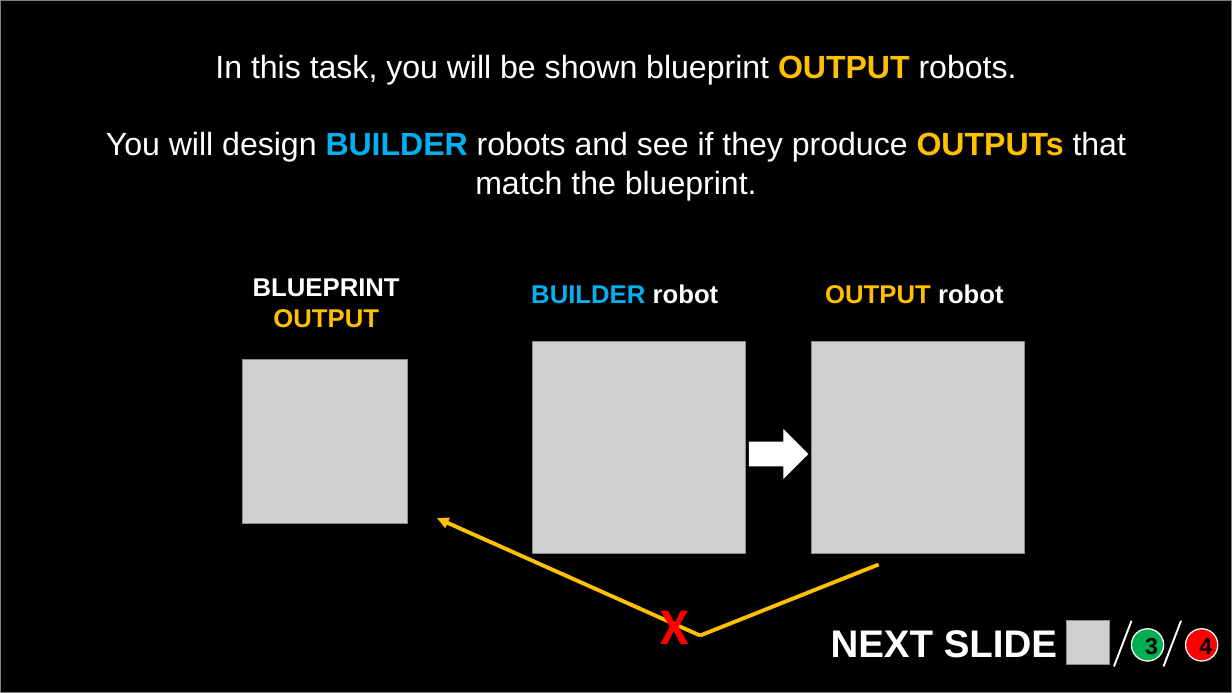
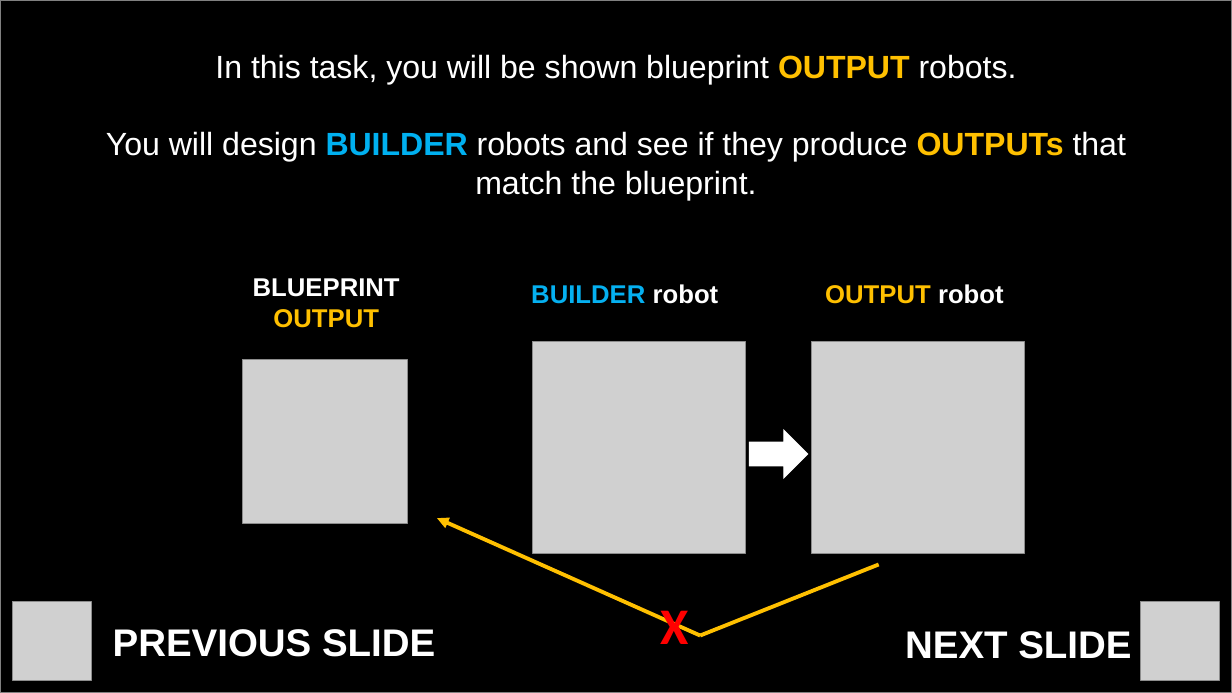
Before and after one commit to BakkourLabRepo/feat-predict_robot-builder-task-psychopy, a slide deck: slide 1 of img/pptx/training.pptx. Drawn at 1232x693 pixels with LibreOffice and Linux fonts; fonts in the diff are those of the drawing; grey boxes stand for pictures. Boxes give left, top, right and bottom in pixels: in the first picture for what was removed or moved away, otherwise in the second. Text is boxed around its words. In the diff, an @@ line names an element or a change of style, - is before the commit and + after.

```diff
--- a/img/pptx/training.pptx
+++ b/img/pptx/training.pptx
@@ picture added at <box>13,602,91,680</box> @@
@@ text added at <box>113,629,435,657</box>, 30 pt, text #FFFFFF, bold @@
+PREVIOUS SLIDE
@@ text "NEXT SLIDE": place and size @@
-text "NEXT SLIDE" at <box>831,630,1057,658</box>
+text "NEXT SLIDE" at <box>905,631,1131,659</box>
@@ line removed from (1132, 621) to (1115, 666) @@
@@ ellipse removed at <box>1131,628,1164,661</box> @@
-3
@@ picture: place and size @@
-picture at <box>1067,621,1110,665</box>
+picture at <box>1141,602,1220,680</box>
@@ line removed from (1181, 621) to (1164, 666) @@
@@ ellipse removed at <box>1186,628,1218,661</box> @@
-4
```
Also in this commit, not shown: 7 other slides changed, 42 other files.
